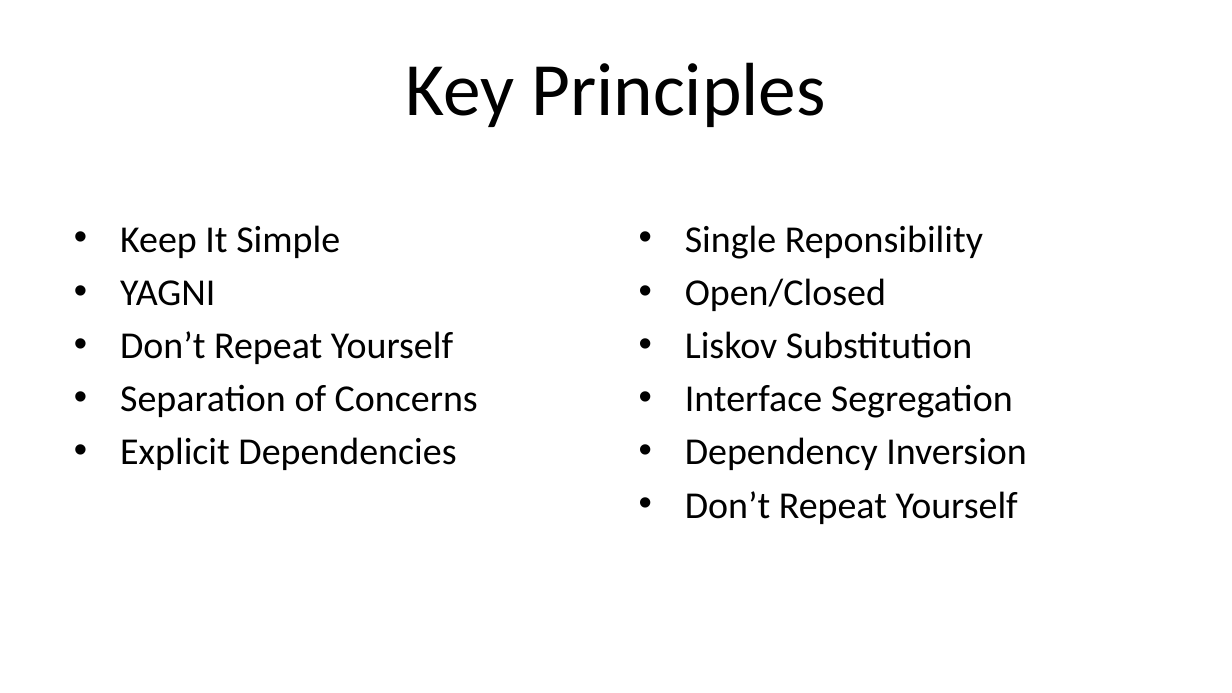
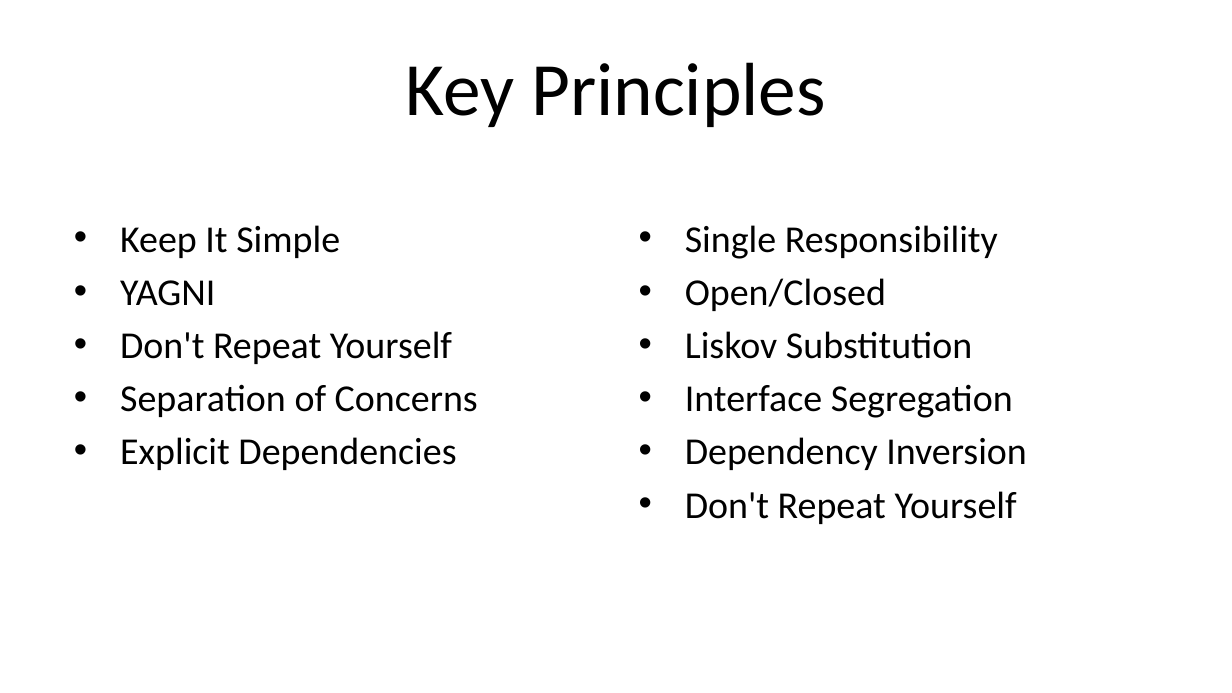
Before and after one commit to HudsonSC/CodeMash-2015-Precompiler-Workshop, a slide deck: slide 2 of 02-Principles.pptx. Drawn at 1232x693 pixels with LibreOffice and Linux fonts; fonts in the diff are those of the drawing; background and template pictures are left out. Boxes give left, top, right and bottom in pixels: in the first picture for what was removed or moved away, otherwise in the second. Text is boxed around its words. In the diff, an @@ line names an element or a change of style, - is before the commit and + after.

```diff
--- a/02-Principles.pptx
+++ b/02-Principles.pptx
@@ text at (x1=685, y1=225, x2=998, y2=259): text changed @@
-• Single Reponsibility
+• Single Responsibility
@@ text at (x1=120, y1=331, x2=452, y2=364): text changed @@
-• Don’t Repeat Yourself
+• Don't Repeat Yourself
@@ text at (x1=685, y1=491, x2=1017, y2=524): text changed @@
-• Don’t Repeat Yourself
+• Don't Repeat Yourself
```
Also in this commit, not shown: 14 other slides changed.
